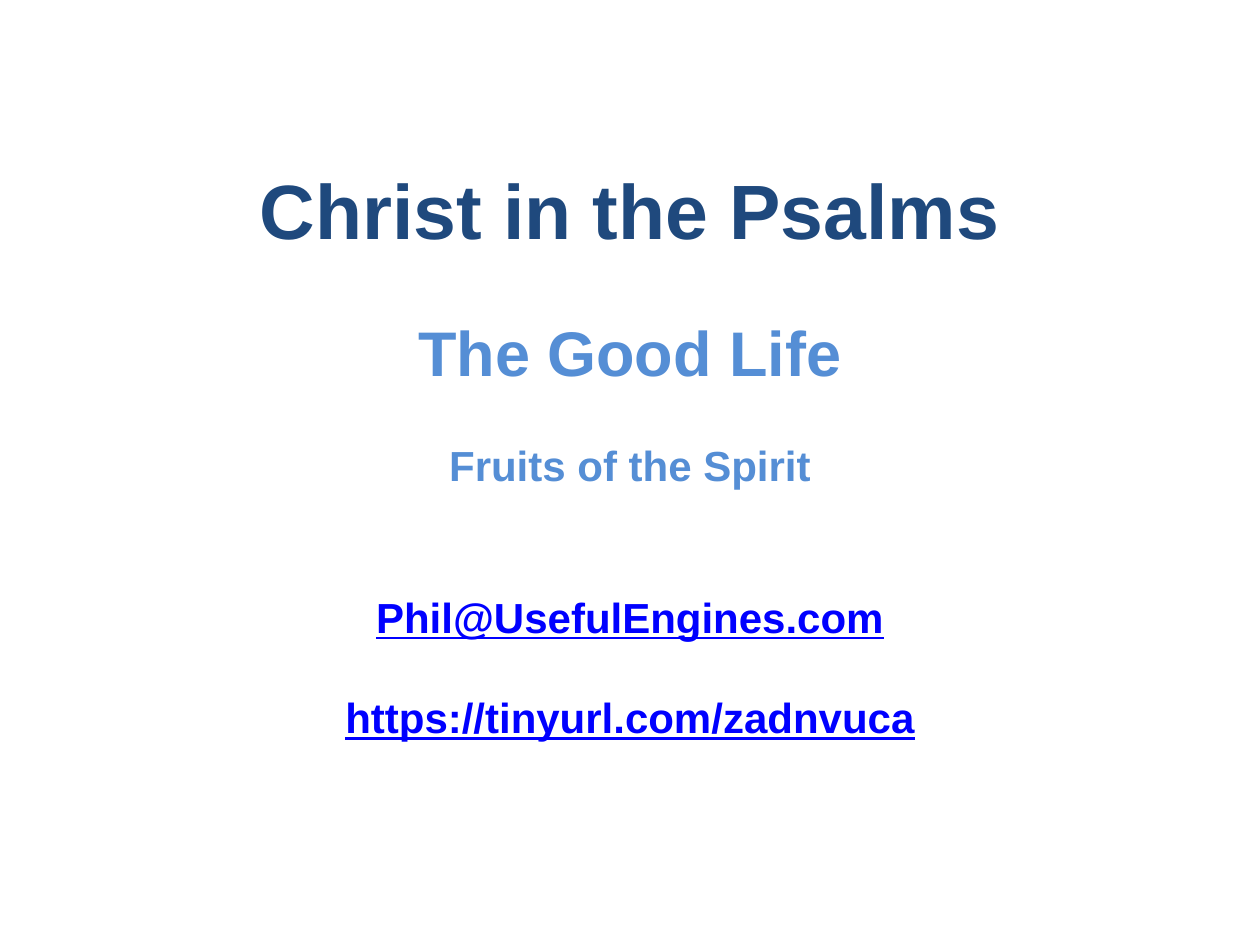
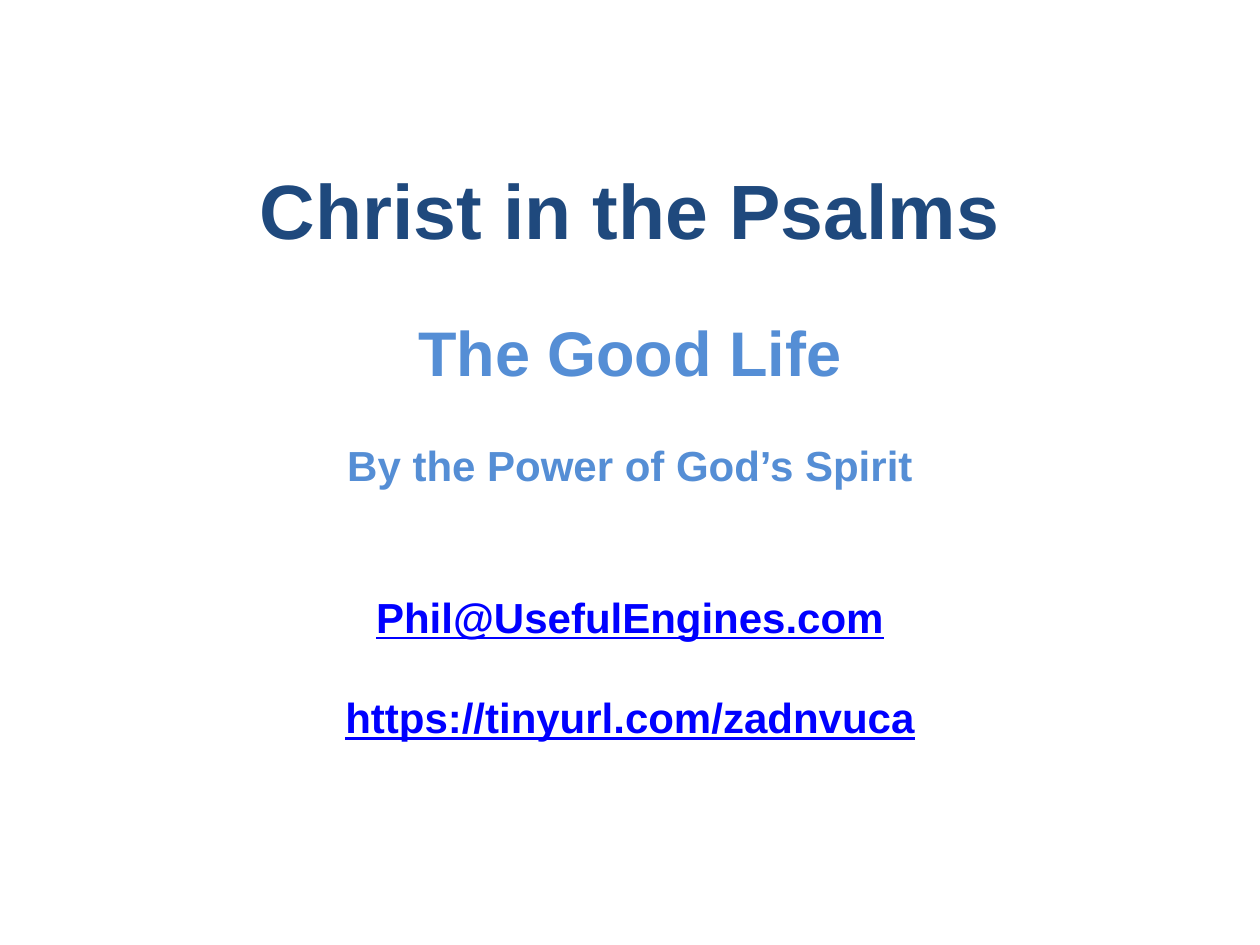
Before and after one commit to UsefulEngines/EvangelismPublic, a slide deck: slide 1 of 2024-Q4/2024-12-29/2024-12-29-Psalms.pptx. Drawn at 1260x945 pixels with LibreOffice and Linux fonts; fonts in the diff are those of the drawing. Boxes give left, top, right and bottom in pixels: in the first picture for what was removed or moved away, otherwise in the second. Text is boxed around its words. In the diff, an @@ line names an element or a change of style, - is before the commit and + after.

```diff
--- a/2024-Q4/2024-12-29/2024-12-29-Psalms.pptx
+++ b/2024-Q4/2024-12-29/2024-12-29-Psalms.pptx
@@ text at [347, 450, 912, 490]: text changed @@
-Fruits of the Spirit
+By the Power of God’s Spirit
```
Also in this commit, not shown: 2 other slides changed, 6 slides added, 8 slides removed, 1 other file.
